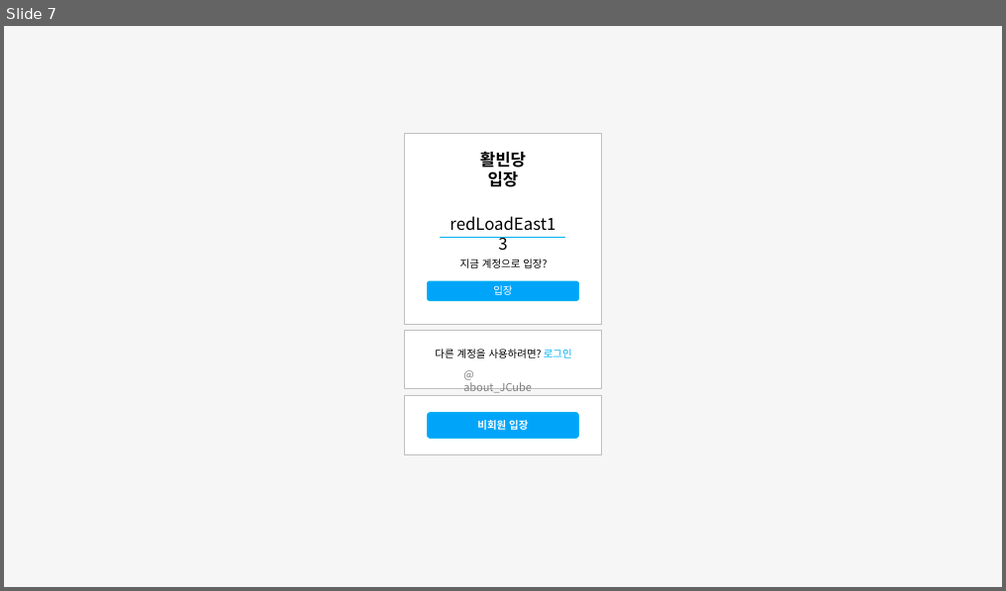
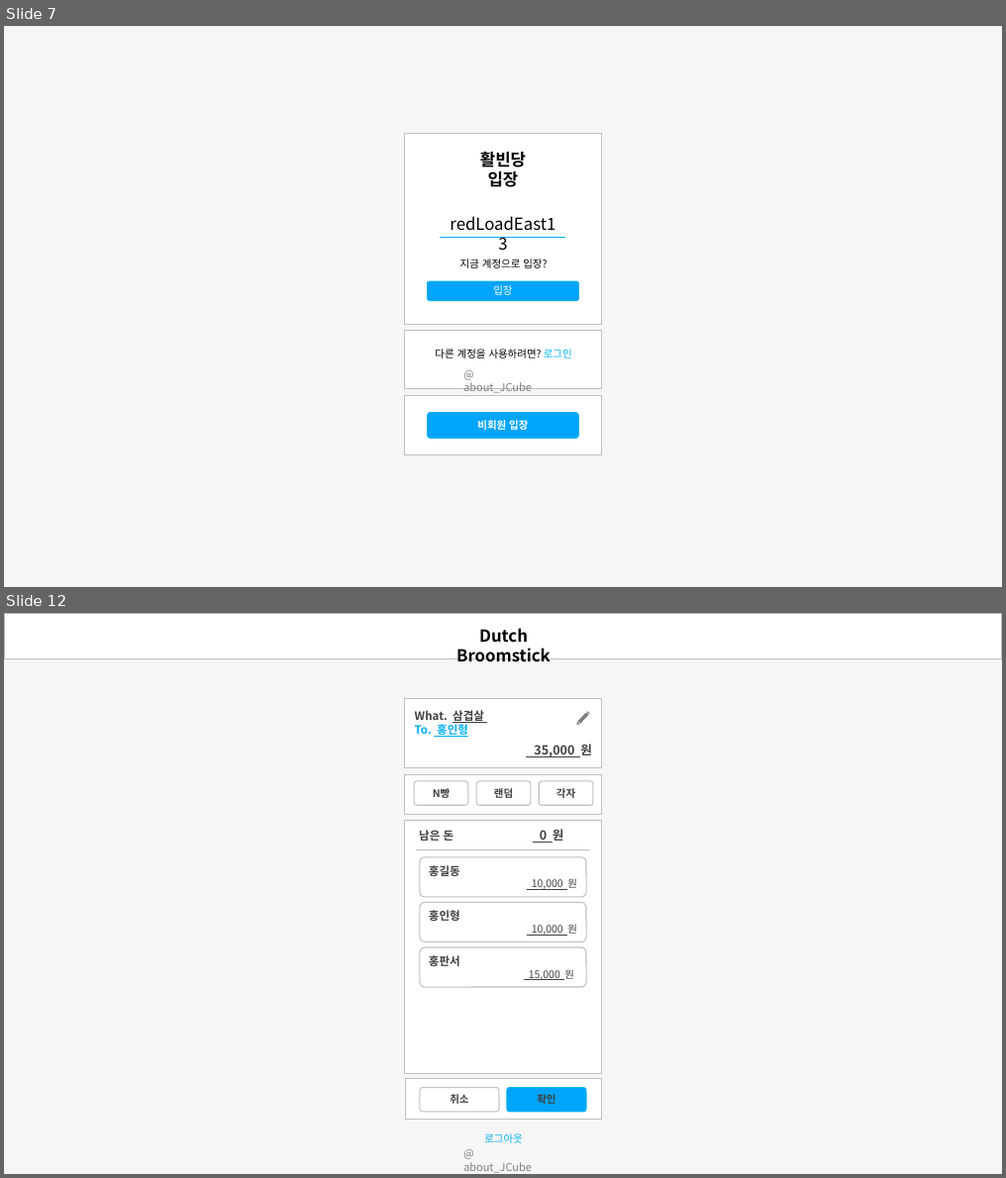
Before and after one commit to jtjun/DutchBroomstick, a slide deck: Documents/Design_Demo.pptx. Shown one above the other, each under a label of ours: slide 7 before the commit, slides 7 and 12 after it; the slides between them are not shown. The pictures are 1006x591 and 1006x1178 pixels, drawn with LibreOffice and Linux fonts; fonts in the diff are those of the drawing. Boxes give left, top, right and bottom in pixels: in the first picture for what was removed or moved away, otherwise in the second. Text is boxed around its words. In the diff, an @@ line names an element or a change of style, - is before the commit and + after.

```diff
--- a/Documents/Design_Demo.pptx
+++ b/Documents/Design_Demo.pptx
@@ slide 12 added at bbox=[4, 613, 1002, 1174], background #F6F6F6 @@
@@ rectangle added at bbox=[4, 613, 1002, 660], fill #FFFFFF, outline #BFBFBF 1 pt @@
@@ text added at bbox=[456, 628, 550, 663], 16 pt, text #000000, bold @@
+Dutch Broomstick
@@ rectangle added at bbox=[405, 698, 601, 767], fill #FFFFFF, outline #BFBFBF 1 pt @@
@@ rounded rectangle added at bbox=[405, 698, 602, 768], 11 pt, text #404040, bold, underline @@
+What. 삼겹살
+To. 홍인형
+35,000 원
@@ freeform shape added at bbox=[576, 711, 590, 727], fill #808080 @@
@@ rectangle added at bbox=[405, 774, 601, 815], fill #FFFFFF, outline #BFBFBF 1 pt @@
@@ rounded rectangle added at bbox=[414, 781, 468, 805], fill #FFFFFF, outline #BFBFBF 1 pt, 10 pt, text #404040, bold @@
+N빵
@@ rounded rectangle added at bbox=[476, 781, 531, 805], fill #FFFFFF, outline #BFBFBF 1 pt, 10 pt, text #404040, bold @@
+랜덤
@@ rounded rectangle added at bbox=[540, 781, 593, 805], fill #FFFFFF, outline #BFBFBF 1 pt, 10 pt, text #404040, bold @@
+각자
@@ rounded rectangle added at bbox=[404, 820, 601, 851], 11 pt, text #404040, bold @@
+남은 돈 0 원
@@ rectangle added at bbox=[405, 820, 601, 1073], fill #FFFFFF, outline #BFBFBF 1 pt @@
@@ line added from (416, 851) to (589, 851), #BFBFBF 0.5 pt @@
@@ rounded rectangle added at bbox=[420, 858, 586, 897], fill #FFFFFF, outline #BFBFBF 1 pt, 10 pt, text #404040, underline @@
+홍길동
+10,000 원
@@ rounded rectangle added at bbox=[420, 903, 586, 943], fill #FFFFFF, outline #BFBFBF 1 pt, 10 pt, text #404040, underline @@
+홍인형
+10,000 원
@@ rounded rectangle added at bbox=[420, 948, 586, 987], fill #FFFFFF, outline #BFBFBF 1 pt, 10 pt, text #404040, underline @@
+홍판서
+15,000 원
@@ rectangle added at bbox=[405, 1079, 602, 1120], fill #FFFFFF, outline #BFBFBF 1 pt @@
@@ rounded rectangle added at bbox=[420, 1087, 499, 1112], fill #FFFFFF, outline #BFBFBF 1 pt, 10 pt, text #404040, bold @@
+취소
@@ rounded rectangle added at bbox=[507, 1087, 586, 1112], fill #00A5FA, outline #00B0F0 1 pt, 10 pt, text #404040, bold @@
+확인
@@ text added at bbox=[484, 1134, 523, 1144], 10 pt, text #00B0F0 @@
+로그아웃
@@ text added at bbox=[463, 1162, 532, 1173], 10.5 pt, text #808080 @@
+@ about_JCube
```
Also in this commit, not shown: 4 slides changed, 2 slides removed.
